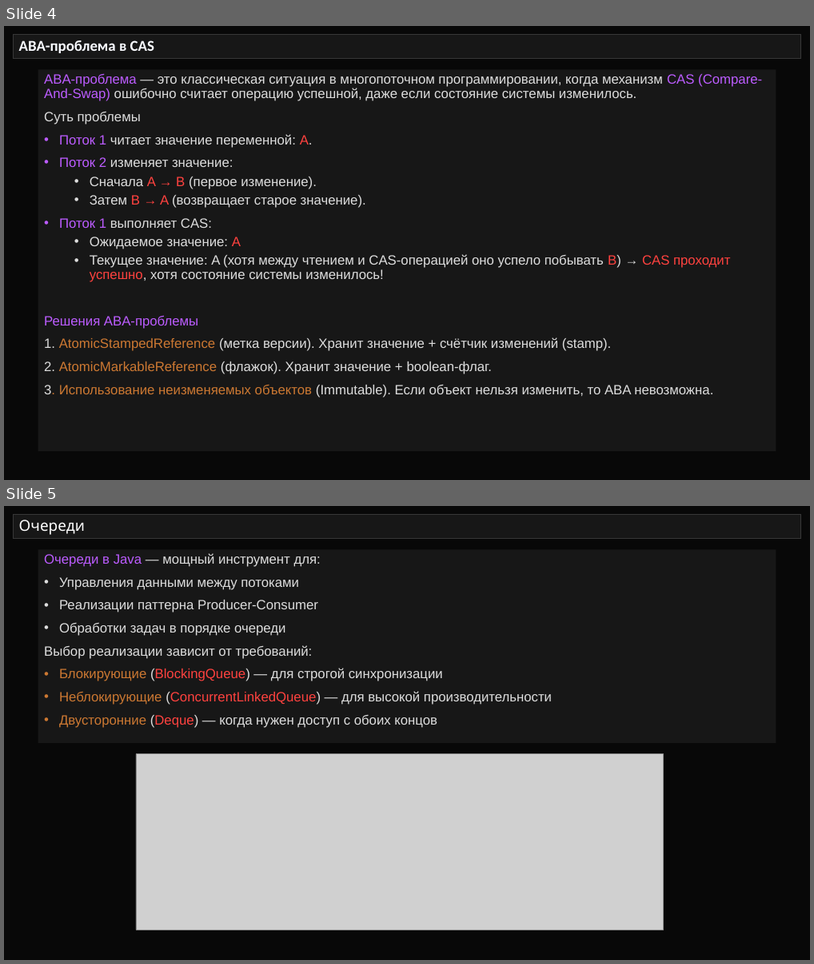
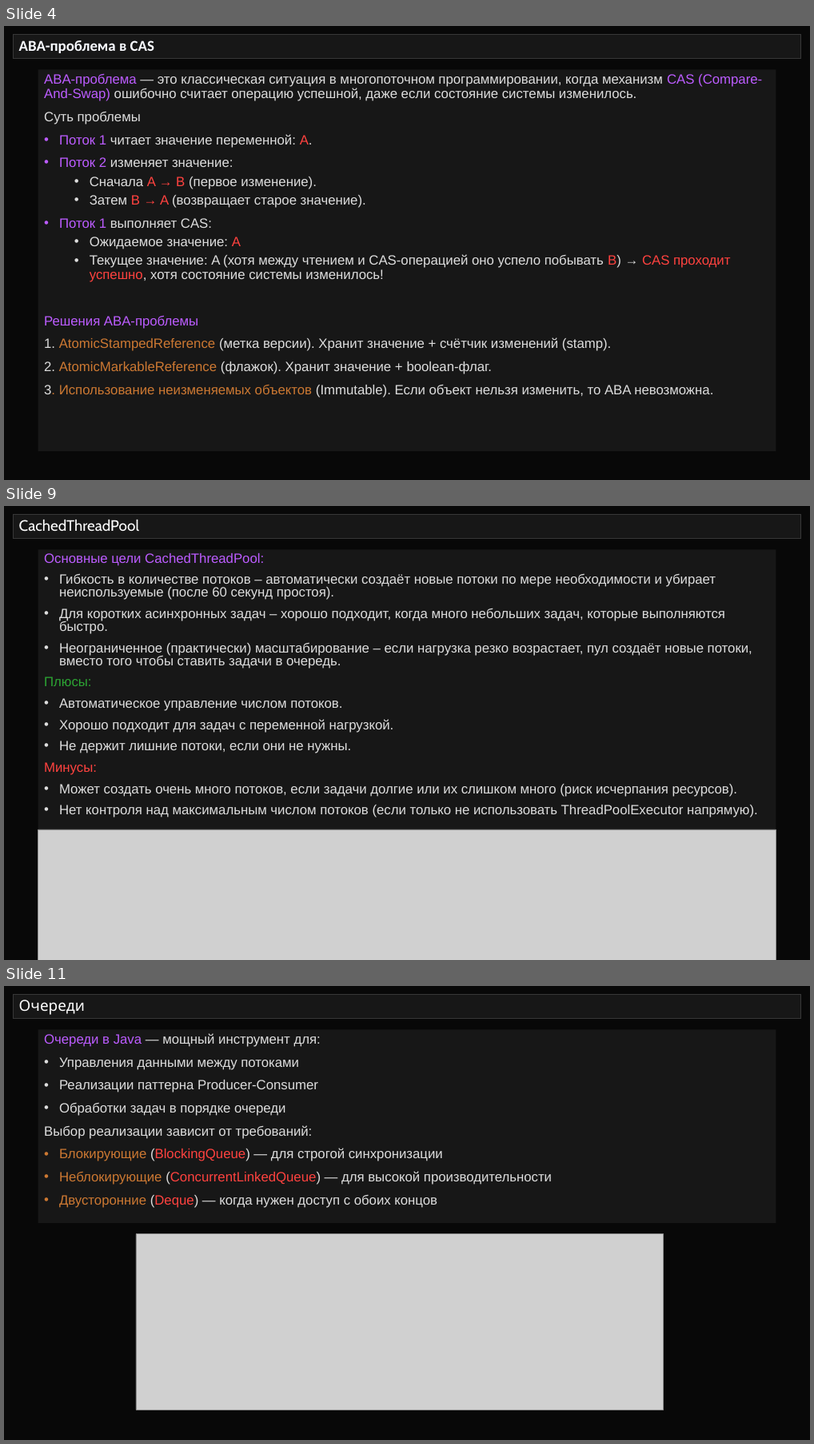
Before and after one commit to semusv/SIB_Concurrent, a slide deck: Concurrent_v1.pptx. Shown one above the other, each under a label of ours: slides 4 and 5 before the commit, slides 4, 9 and 11 after it; the slides between them are not shown. The pictures are 814x964 and 814x1444 pixels, drawn with LibreOffice and Linux fonts; fonts in the diff are those of the drawing; grey boxes stand for pictures. Boxes give left, top, right and bottom in pixels: in the first picture for what was removed or moved away, otherwise in the second. Text is boxed around its words. In the diff, an @@ line names an element or a change of style, - is before the commit and + after.

```diff
--- a/Concurrent_v1.pptx
+++ b/Concurrent_v1.pptx
@@ slide 9 added at [4, 506, 810, 960], background #080808 @@
@@ title added at [13, 515, 802, 539], fill #171717, outline #373737 0.75 pt, 18 pt, text #FFFFFF @@
+CachedThreadPool
@@ rectangle added at [38, 549, 776, 829], fill #171717, 16 pt, text #DDDDDD @@
+Основные цели CachedThreadPool:
+• Гибкость в количестве потоков – автоматически создаёт новые потоки по мере необходимости и убирает неиспользуемые (после 60 секунд простоя).
+• Для коротких асинхронных задач – хорошо подходит, когда много небольших задач, которые выполняются быстро.
+• Неограниченное (практически) масштабирование – если нагрузка резко возрастает, пул создаёт новые потоки, вместо того чтобы ставить задачи в очередь.
+Плюсы:
+• Автоматическое управление числом потоков.
+• Хорошо подходит для задач с переменной нагрузкой.
+• Не держит лишние потоки, если они не нужны.
+Минусы:
+• Может создать очень много потоков, если задачи долгие или их слишком много (риск исчерпания ресурсов).
+• Нет контроля над максимальным числом потоков (если только не использовать ThreadPoolExecutor напрямую).
@@ picture added at [38, 829, 776, 960] @@
@@ what was slide 5 is now slide 11 @@
```
Also in this commit, not shown: 1 slide changed, 5 other slides added, 7 other files.
